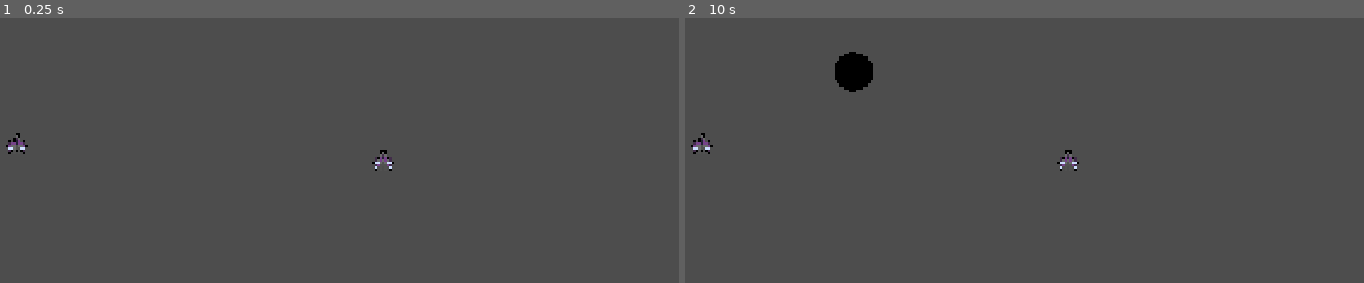
Above: before the commit, frames 1-2 (left to right).
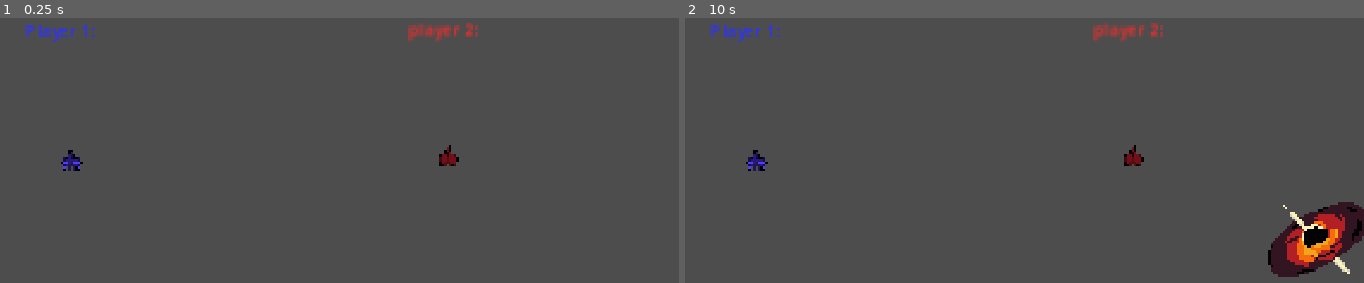
Above: after the commit, the same moments.

Repository: scorpion-bits/AstroDash
Game: Godot game, scene res://Rooms/Mode/multiplayer/Versus/versus.tscn
The game is run twice, just before and just after one commit, with the same random seed, the same clock (stepped at 60 frames per second) and the same inputs. The project has no main scene, so this scene is started directly.
Inputs:
- Up to frame 1 (0.25 s): no input
- Up to frame 2 (10 s): tap Enter at 0.5, 2, 3.5 s; tap Space at 1.25, 2.75, 4.25 s

The runs differ from the first frame. In frame 1, 1.2% of the frame differs, in the area x 0-71%, y 1-58%; in frame 2, 4.5%, in the area x 0-100%, y 1-98%.

Commit message:
versusmode

Diff:
--- /dev/null
+++ b/Huds/HudVersus/hud_versus.gd
@@ -0,0 +1,43 @@
+extends Control
+@onready var player1: Area2D = $"../Player1"
+@onready var player2: Area2D = $"../Player2"
+
+var score1: int = 0
+var score2: int = 0
+
+func update_score(score1: int, score2: int) -> void:
+	$player1score.text = "Player 1: " + str(score1)
+	$player2score.text = "Player 2: " + str(score2)
+
+
+func game_check() -> bool:
+	if score1 == 3:
+		$campeao.text = "Player 1 ganhou!"
+		win_the_game()
+		return true
+	elif score2 == 3:
+		$campeao.text = "Player 2 ganhou!"
+		win_the_game()
+		return true
+
+	if player1.is_dead:
+		score2 += 1
+	else:
+		score1 += 1
+	update_score(score1,score2)
+
+	return false
+
+
+
+func win_the_game() -> void:
+	$GridContainer/JogarDeNovo.show()
+
+
+
+func _on_sair_pressed() -> void:
+	pass # Replace with function body.
+
+
+func _on_jogar_de_novo_pressed() -> void:
+	get_tree().reload_current_scene()
--- /dev/null
+++ b/Huds/HudVersus/hud_versus.tscn
@@ -0,0 +1,76 @@
+[gd_scene format=3 uid="uid://c0erfnmty0qv2"]
+
+[ext_resource type="Script" uid="uid://db23ko8uaruy" path="res://Huds/HudVersus/hud_versus.gd" id="1_wqqg2"]
+
+[node name="HudVersus" type="Control" unique_id=1848742350]
+layout_mode = 3
+anchors_preset = 5
+anchor_left = 0.5
+anchor_right = 0.5
+grow_horizontal = 2
+size_flags_horizontal = 4
+size_flags_vertical = 4
+script = ExtResource("1_wqqg2")
+
+[node name="player1score" type="Label" parent="." unique_id=1906352763]
+modulate = Color(0.17000002, 0.19766665, 1, 1)
+texture_filter = 1
+layout_mode = 1
+anchors_preset = 4
+anchor_top = 0.5
+anchor_bottom = 0.5
+offset_left = 25.999996
+offset_top = -12.999939
+offset_right = 102.0
+offset_bottom = 10.000061
+grow_vertical = 2
+scale = Vector2(2.5, 2.5)
+text = "Player 1:"
+
+[node name="player2score" type="Label" parent="." unique_id=231651086]
+modulate = Color(1, 0.16000003, 0.16000003, 1)
+layout_mode = 1
+anchors_preset = 6
+anchor_left = 1.0
+anchor_top = 0.5
+anchor_right = 1.0
+anchor_bottom = 0.5
+offset_left = -221.0
+offset_top = -15.999939
+offset_right = -146.0
+offset_bottom = 7.000061
+grow_horizontal = 0
+grow_vertical = 2
+scale = Vector2(2.5, 2.5)
+text = "player 2:"
+
+[node name="campeao" type="Label" parent="." unique_id=827240001]
+layout_mode = 0
+offset_left = -19.0
+offset_top = 349.0
+offset_right = 21.0
+offset_bottom = 372.0
+
+[node name="GridContainer" type="GridContainer" parent="." unique_id=343750766]
+layout_mode = 1
+anchors_preset = 5
+anchor_left = 0.5
+anchor_right = 0.5
+offset_left = -72.0
+offset_top = 533.0
+offset_right = 38.0
+offset_bottom = 634.0
+grow_horizontal = 2
+
+[node name="JogarDeNovo" type="Button" parent="GridContainer" unique_id=1157081786]
+visible = false
+layout_mode = 2
+text = "JogarDeNovo"
+
+[node name="Sair" type="Button" parent="GridContainer" unique_id=590124830]
+visible = false
+layout_mode = 2
+text = "Sair"
+
+[connection signal="pressed" from="GridContainer/JogarDeNovo" to="." method="_on_jogar_de_novo_pressed"]
+[connection signal="pressed" from="GridContainer/Sair" to="." method="_on_sair_pressed"]
--- a/Perigos/BuracoNegro/buraco_negro.gd
+++ b/Perigos/BuracoNegro/buraco_negro.gd
@@ -1,37 +1,33 @@
 extends Area2D
+
+
+
 @export var forca_puxao: float = 15000.0
-@export var tempo_de_vida: float = 8.0 # Quanto tempo ele fica na tela
+@export var tempo_de_vida: float = 8.0
 func _ready() -> void:
-	# Cria um timer invisível para o buraco negro sumir depois de um tempo
 	var timer = get_tree().create_timer(tempo_de_vida)
 	timer.timeout.connect(queue_free)
 func _process(delta: float) -> void:
-	# Pega todas as áreas que estão tocando nesse circulão
 	var areas = get_overlapping_areas()
 
 	for area in areas:
-		# Verifica se o que entrou foi um Player e se ele está vivo
 		if area.is_in_group("Players") and not area.is_dead:
 
 			var distancia = global_position.distance_to(area.global_position)
 			var direcao = (global_position - area.global_position).normalized()
-
-			# Lógica 1: Puxar o jogador (quanto mais perto, mais forte puxa)
-			# Protegemos com max(distancia, 10.0) para não dividir por zero
 			var forca = forca_puxao / max(distancia, 10.0)
 			area.position += direcao * forca * delta
 
-			# Lógica 2: Morte! Se o jogador for sugado até o "centro" (menos de 20 pixels)
 			if distancia < 20.0:
 				matar_jogador(area)
-# Essa função imita exatamente o que o Meteoro faz com o Player
+
 func matar_jogador(player: Area2D):
 	if player.is_invencible:
 		return
 
 	if player.has_shield:
 		player.has_shield = false
-		player.revive() # O revive no seu código gasta o escudo e dá invencibilidade temporária
+		player.revive()
 		return
 
 	player.die()
--- a/Perigos/BuracoNegro/buraco_negro.tscn
+++ b/Perigos/BuracoNegro/buraco_negro.tscn
@@ -1,20 +1,66 @@
 [gd_scene format=3 uid="uid://cl6asve83hcmw"]
 
 [ext_resource type="Script" uid="uid://bl1l0wqgn7sld" path="res://Perigos/BuracoNegro/buraco_negro.gd" id="1_8pwxh"]
-[ext_resource type="Texture2D" uid="uid://chhk05nmufhac" path="res://Perigos/meteoro/Assets/meteoro.png" id="2_l3hq5"]
+[ext_resource type="Texture2D" uid="uid://fwaneabuhg2c" path="res://Perigos/BuracoNegro/buraconegro.png" id="2_8pwxh"]
 
-[sub_resource type="CircleShape2D" id="CircleShape2D_0e8ug"]
-radius = 174.01149
+[sub_resource type="CapsuleShape2D" id="CapsuleShape2D_h1spd"]
+radius = 126.64294
+height = 385.77597
 
-[node name="BuracoNegro" type="Area2D" unique_id=2118891730]
+[sub_resource type="Animation" id="Animation_l3hq5"]
+length = 0.001
+tracks/0/type = "value"
+tracks/0/imported = false
+tracks/0/enabled = true
+tracks/0/path = NodePath("../Sprite2D:frame")
+tracks/0/interp = 1
+tracks/0/loop_wrap = true
+tracks/0/keys = {
+"times": PackedFloat32Array(0),
+"transitions": PackedFloat32Array(1),
+"update": 1,
+"values": [0]
+}
+
+[sub_resource type="Animation" id="Animation_0e8ug"]
+resource_name = "idleblackhole"
+length = 1.000020014901459
+loop_mode = 1
+step = 0.2
+tracks/0/type = "value"
+tracks/0/imported = false
+tracks/0/enabled = true
+tracks/0/path = NodePath("../Sprite2D:frame")
+tracks/0/interp = 1
+tracks/0/loop_wrap = true
+tracks/0/keys = {
+"times": PackedFloat32Array(0, 0.2, 0.20002, 0.4, 0.6, 0.8),
+"transitions": PackedFloat32Array(1, 1, 1, 1, 1, 1),
+"update": 1,
+"values": [0, 1, 4, 2, 3, 4]
+}
+
+[sub_resource type="AnimationLibrary" id="AnimationLibrary_p83nt"]
+_data = {
+&"RESET": SubResource("Animation_l3hq5"),
+&"idleblackhole": SubResource("Animation_0e8ug")
+}
+
+[node name="BuracoNegro" type="Area2D" unique_id=2118891730 groups=["blackhole"]]
 script = ExtResource("1_8pwxh")
 
 [node name="Sprite2D" type="Sprite2D" parent="." unique_id=410669201]
-modulate = Color(0, 0, 0, 1)
 texture_filter = 1
-scale = Vector2(3, 3)
-texture = ExtResource("2_l3hq5")
+scale = Vector2(5, 5)
+texture = ExtResource("2_8pwxh")
+hframes = 5
 
 [node name="CollisionShape2D" type="CollisionShape2D" parent="." unique_id=915227704]
-shape = SubResource("CircleShape2D_0e8ug")
+rotation = 0.9948377
+shape = SubResource("CapsuleShape2D_h1spd")
 debug_color = Color(0.3424133, 0.61, 0.3233, 0.13333334)
+
+[node name="AnimationPlayer" type="AnimationPlayer" parent="." unique_id=581945227]
+root_node = NodePath("../CollisionShape2D")
+libraries/ = SubResource("AnimationLibrary_p83nt")
+autoplay = &"idleblackhole"
--- a/Players/player.gd
+++ b/Players/player.gd
@@ -60,6 +60,8 @@
 	is_invencible = true
 	modulate.a = 1.0
 	modulate = Color(1,1,0)
+	set_collision_layer_value(1, false)
+	set_collision_mask_value(2, false)
 	$InvencibilityTimer.start()
 
 func die():
@@ -115,4 +117,4 @@
 func _on_area_entered(area: Area2D) -> void:
 	if pode_empurrar and area.is_in_group("Players") and not is_dead and not area.is_dead:
 		var direcao = (global_position - area.global_position).normalized()
-		forca_empurrao = direcao * 800.0
+		forca_empurrao = direcao * 8000.0
--- a/Rooms/Mode/multiplayer/Versus/versus.gd
+++ b/Rooms/Mode/multiplayer/Versus/versus.gd
@@ -1,5 +1,22 @@
 extends Node2D
+
+
 @export var cena_buraco_negro: PackedScene = preload("res://Perigos/BuracoNegro/buraco_negro.tscn")
+
+var posicao_inicial_player1: Vector2
+var posicao_inicial_player2: Vector2
+var tempo_inicial_buraco: float
+
+var rodada_processada: bool = false
+
+func _ready() -> void:
+	posicao_inicial_player1 = $Player1.global_position
+	posicao_inicial_player2 = $Player2.global_position
+
+	tempo_inicial_buraco = $BuracoNegroTimer.wait_time
+
+	$Player1.hit.connect(game_check)
+	$Player2.hit.connect(game_check)
 
 func _on_buraco_negro_timer_timeout() -> void:
 	if $BuracoNegroTimer.wait_time > 1.0:
@@ -19,7 +36,7 @@
 		posicao_final = Vector2(x_aleatorio, y_aleatorio)
 
 		var esta_muito_perto = false
-		var distancia_seguranca = 350.0 # Pode aumentar se quiser que nasça mais longe ainda
+		var distancia_seguranca = 350.0
 
 		if has_node("Player1") and not $Player1.is_dead:
 			if posicao_final.distance_to($Player1.global_position) < distancia_seguranca:
@@ -36,3 +53,34 @@
 
 	buraco.position = posicao_final
 	add_child(buraco)
+
+func reiniciar_rodada() -> void:
+	$BuracoNegroTimer.stop()
+
+	for buraco in get_tree().get_nodes_in_group("blackhole"):
+		buraco.queue_free()
+
+	$BuracoNegroTimer.wait_time = tempo_inicial_buraco
+
+	$Player1.global_position = posicao_inicial_player1
+	$Player2.global_position = posicao_inicial_player2
+
+	$Player1.revive()
+	$Player2.revive()
+
+	rodada_processada = false
+
+	$BuracoNegroTimer.start()
+
+func game_check() -> void:
+	if rodada_processada:
+		return
+
+	rodada_processada = true
+
+	$BuracoNegroTimer.stop()
+
+	var partida_acabou = $HudVersus.game_check()
+
+	if not partida_acabou:
+		reiniciar_rodada()
--- a/Rooms/Mode/multiplayer/Versus/versus.tscn
+++ b/Rooms/Mode/multiplayer/Versus/versus.tscn
@@ -3,24 +3,60 @@
 [ext_resource type="Script" uid="uid://chmu0stel8uuj" path="res://Rooms/Mode/multiplayer/Versus/versus.gd" id="1_bhsvm"]
 [ext_resource type="PackedScene" uid="uid://dsbgeqekmaw6j" path="res://Players/player.tscn" id="2_hm1xt"]
 [ext_resource type="PackedScene" uid="uid://cl6asve83hcmw" path="res://Perigos/BuracoNegro/buraco_negro.tscn" id="3_oaod5"]
+[ext_resource type="PackedScene" uid="uid://c0erfnmty0qv2" path="res://Huds/HudVersus/hud_versus.tscn" id="4_id7gu"]
 
 [node name="Versus" type="Node2D" unique_id=392897400]
 script = ExtResource("1_bhsvm")
 
-[node name="Player" parent="." unique_id=45027659 instance=ExtResource("2_hm1xt")]
-position = Vector2(1210, 337)
+[node name="Player1" parent="." unique_id=45027659 instance=ExtResource("2_hm1xt")]
+modulate = Color(0.37283343, 0.29000002, 1, 1)
+position = Vector2(462, 337)
 pode_empurrar = true
 
 [node name="Player2" parent="." unique_id=1942725085 instance=ExtResource("2_hm1xt")]
-position = Vector2(331, 298)
+modulate = Color(1, 0.19999999, 0.19999999, 1)
+position = Vector2(1367, 329)
 player_id = 2
 pode_empurrar = true
 
 [node name="BuracoNegro" parent="." unique_id=2118891730 instance=ExtResource("3_oaod5")]
-position = Vector2(-395, 319)
+position = Vector2(-345, 674)
 
 [node name="BuracoNegroTimer" type="Timer" parent="." unique_id=798495333]
 wait_time = 10.0
 autostart = true
 
+[node name="HudVersus" parent="." unique_id=1848742350 instance=ExtResource("4_id7gu")]
+anchors_preset = 15
+anchor_left = 0.0
+anchor_right = 1.0
+anchor_bottom = 1.0
+grow_vertical = 2
+
+[node name="player1score" parent="HudVersus" index="0" unique_id=1906352763]
+offset_left = 353.00003
+offset_top = 1.5258789e-05
+offset_right = 429.00003
+offset_bottom = 23.000015
+
+[node name="player2score" parent="HudVersus" index="1" unique_id=231651086]
+offset_left = 1271.0
+offset_top = -1.9999995
+offset_right = 1346.0
+offset_bottom = 21.0
+
+[node name="campeao" parent="HudVersus" index="2" unique_id=827240001]
+offset_left = 943.0
+offset_top = 255.0
+offset_right = 983.0
+offset_bottom = 278.0
+
+[node name="GridContainer" parent="HudVersus" index="3" unique_id=343750766]
+offset_left = 938.0
+offset_top = 527.0
+offset_right = 1048.0
+offset_bottom = 628.0
+
 [connection signal="timeout" from="BuracoNegroTimer" to="." method="_on_buraco_negro_timer_timeout"]
+
+[editable path="HudVersus"]
--- a/project.godot
+++ b/project.godot
@@ -11,7 +11,7 @@
 [application]
 
 config/name="AstroDash"
-config/features=PackedStringArray("4.6", "GL Compatibility")
+config/features=PackedStringArray("4.7", "GL Compatibility")
 config/icon="res://asstes/icon.svg"
 
 [autoload]
Not shown, added: Huds/HudVersus/hud_versus.gd.uid
Binary file added: Perigos/BuracoNegro/buraconegro.ase
Binary file added: Perigos/BuracoNegro/buraconegro.png
Not shown, added: Perigos/BuracoNegro/buraconegro.png.import
